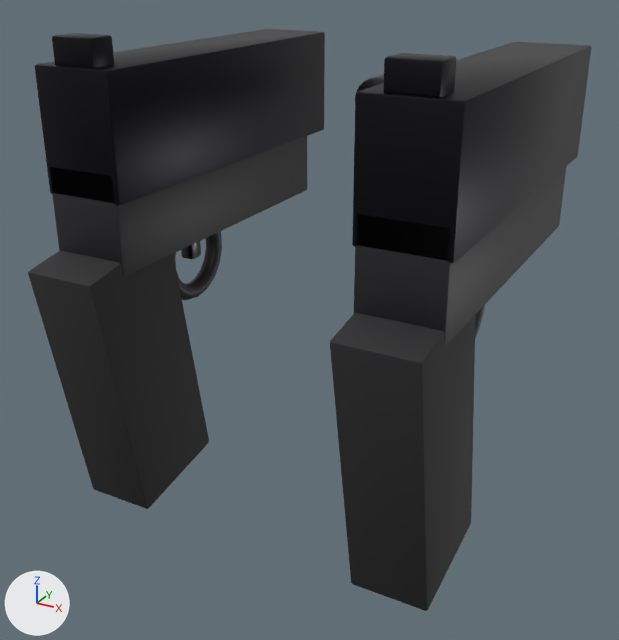
The glTF model assets/weapons/dualpistol.glb: old version first, new version second.
Rendered twice from a 50 mm lens placed at (0.399, -0.749, 0.579), pointed at (-0.022, 0.015, 0.197). Arrows for +X, +Y and +Z are at lower left; the lights stay in place. The older version comes first. Vertices at exactly the same position are counted once.

Names of what the first picture shows: 'dualpistol'.
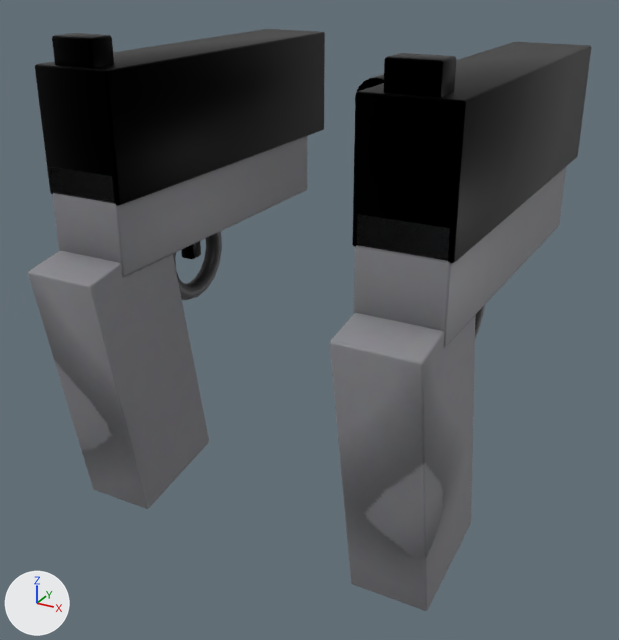
Pixel boxes (x1, y1, x2, y2) of what changed, in the pictures (619 x 640 px):
'dualpistol', recoloured, surface changed (black to grey): (28, 34, 566, 611) in both
part 1 of me_cube_119, recoloured: (35, 34, 566, 263) in both
part 2 of me_cube_119, recoloured (black to grey): (51, 136, 566, 347) in both
part 3 of me_cube_119, recoloured: (181, 74, 384, 259) in both
part 4 of me_cube_119, recoloured (black to grey): (28, 250, 476, 611) in both
part 5 of me_cube_119, surface changed (black to grey): (28, 34, 566, 611) in both

The change, as a diff of the scene's bpy script:
```diff
--- a/assets/weapons/dualpistol.glb.py
+++ b/assets/weapons/dualpistol.glb.py
@@ img_dualpistol_tex @@
+img_dualpistol_tex = load_image('dualpistol_tex', '_unpacked/dualpistol_tex', 512, 512, 'sRGB')
@@ mat_bluedsteel_002 @@
+mat_bluedsteel_002 = principled_material('BluedSteel.002')
+mat_bluedsteel_002.texture = img_dualpistol_tex
+mat_bluedsteel_002.metallic = 1.0
+mat_bluedsteel_002.roughness = 0.4
@@ mat_steel_002 @@
+mat_steel_002 = principled_material('Steel.002')
+mat_steel_002.texture = img_dualpistol_tex
+mat_steel_002.metallic = 1.0
+mat_steel_002.roughness = 0.28
@@ mat_polymer_002 @@
+mat_polymer_002 = principled_material('Polymer.002')
+mat_polymer_002.texture = img_dualpistol_tex
+mat_polymer_002.metallic = 0.05
@@ mat_grip_002 @@
+mat_grip_002 = principled_material('Grip.002')
+mat_grip_002.texture = img_dualpistol_tex
+mat_grip_002.roughness = 0.72
@@ me_cube_119 @@
 me_cube_119.from_pydata(...)  # 1638 vertices, 3278 faces; spans x -0.203..0.203, y -0.214..0.335, z 0.022..0.505
 # used by ob_dualpistol; location = (0.0, 0.0, 0.0)
+# me_cube_119 part 1: all 432 faces that had it switch from mat_bluedsteel (black #29292e) to mat_bluedsteel_002 (picture img_dualpistol_tex)
+# me_cube_119 part 2: all 1944 faces that had it switch from mat_polymer (black #1f1f23) to mat_polymer_002 (picture img_dualpistol_tex)
+# me_cube_119 part 3: all 686 faces that had it switch from mat_steel (dark grey #4d4d52) to mat_steel_002 (picture img_dualpistol_tex)
+# me_cube_119 part 4: all 216 faces that had it switch from mat_grip (black #242427) to mat_grip_002 (picture img_dualpistol_tex)
+# me_cube_119 part 5: texture (UV) coordinates of 3278 of 3278 faces, centred in x -0.203..0.203, y -0.214..0.335, z 0.022..0.505, changed; they spanned u 0.0..1.0, v -81747464.0..79979216.0 and now span u 0.01..0.98, v 0.01..0.97
```
